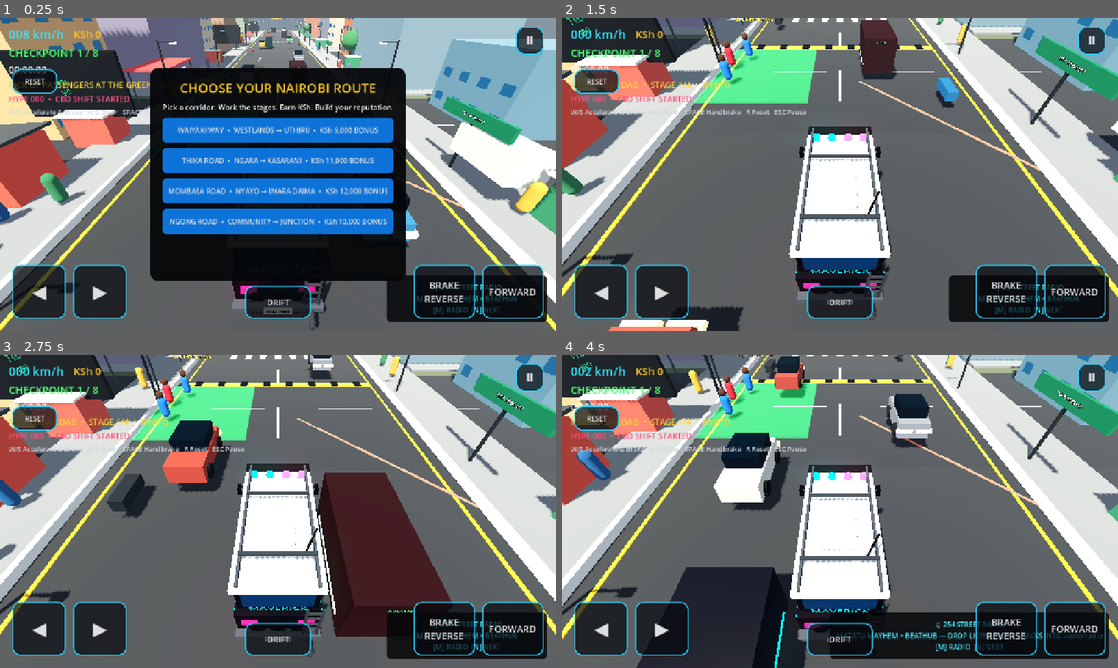
Above: before the commit, frames 1-4 (two rows, left to right).
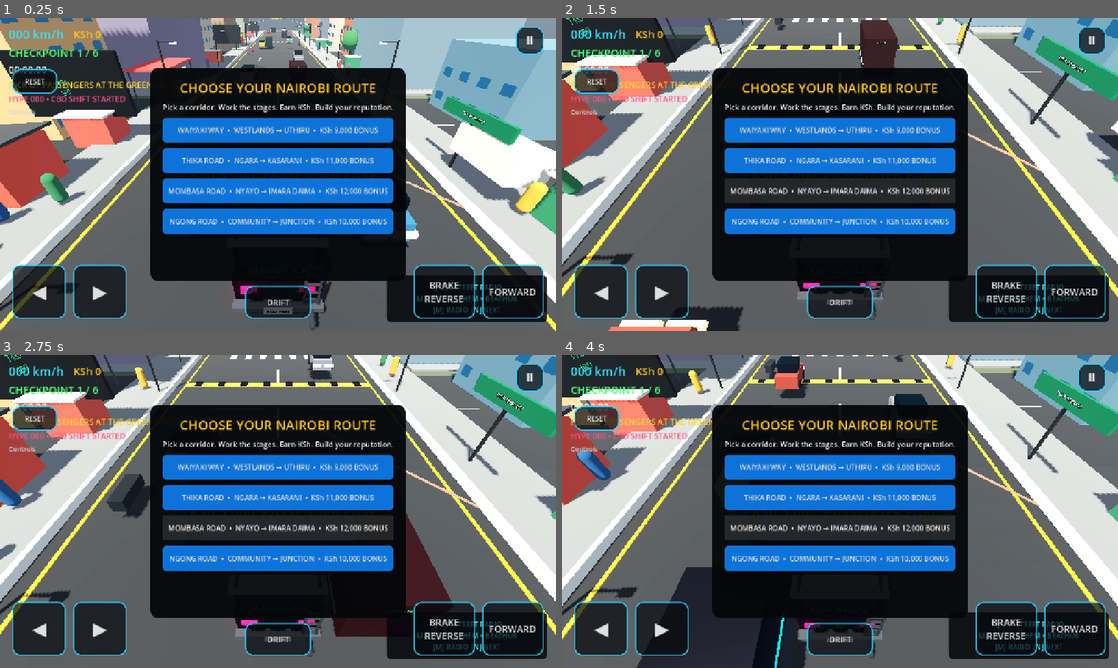
Above: after the commit, the same moments.

Repository: beathubonline-arch/Matatu-Mayhem
Game: Godot game, scene res://scenes/main/Main.tscn
The game is run twice, just before and just after one commit, with the same random seed, the same clock (stepped at 60 frames per second) and the same inputs.
Inputs (mouse positions are in pixels of both pictures, inside the frame that each line leads up to):
- Up to frame 1 (0.25 s): no input
- Up to frame 2 (1.5 s): click (840, 193) at 0.5 s, where only the run after the commit has a clickable "RUN IT AGAIN"; click (840, 193) at 1.25 s, where only the run after the commit has a clickable "RUN IT AGAIN"
- Up to frame 3 (2.75 s): click (278, 530) at 2 s, where only the run after the commit has a clickable "RUN IT AGAIN"
- Up to frame 4 (4 s): tap Enter at 2.75 s; move the mouse to (962, 495) at 2.77 s; hold D (steer_right) 2.78-3.53 s; hold N (radio_next) 2.78-3.53 s; click (962, 495) at 2.92 s; move the mouse to (728, 527) at 3.52 s; hold S (brake) from 3.53 s (still down); tap M (radio_toggle) at 3.6 s

The runs differ from the first frame. In frame 1, 0.4% of the frame differs, in the area x 1-27%, y 4-43%; in frame 2, 32%; in frame 3, 32%; in frame 4, 34%, in the area x 1-98%, y 0-98%.
Error after the commit: Parse Error: Could not parse global class "PassengerManager" from "res://scripts/gameplay/PassengerManager.gd". (res://scripts/ui/HUD.gd:25)

Commit message:
Allow legacy CBD passenger loop to be disabled

Diff:
--- a/scripts/gameplay/PassengerManager.gd
+++ b/scripts/gameplay/PassengerManager.gd
@@ -8,7 +8,7 @@
 
 @export var pickup_stop_path: NodePath
 @export var dropoff_stop_path: NodePath
-@export var fare_amount: int = 5000
+@export var fare_amount: int = 5000\n@export var enabled: bool = true
 
 var state: ServiceState = ServiceState.WAITING_FOR_PICKUP
 var pickup_stop: PassengerStop
@@ -17,6 +17,12 @@
 func _ready() -> void:
 	pickup_stop = get_node_or_null(pickup_stop_path) as PassengerStop
 	dropoff_stop = get_node_or_null(dropoff_stop_path) as PassengerStop
+	if not enabled:
+		if pickup_stop != null:
+			pickup_stop.set_active(false)
+		if dropoff_stop != null:
+			dropoff_stop.set_active(false)
+		return
 	if pickup_stop == null or dropoff_stop == null:
 		push_error("PassengerManager requires pickup and drop-off stops.")
 		return
